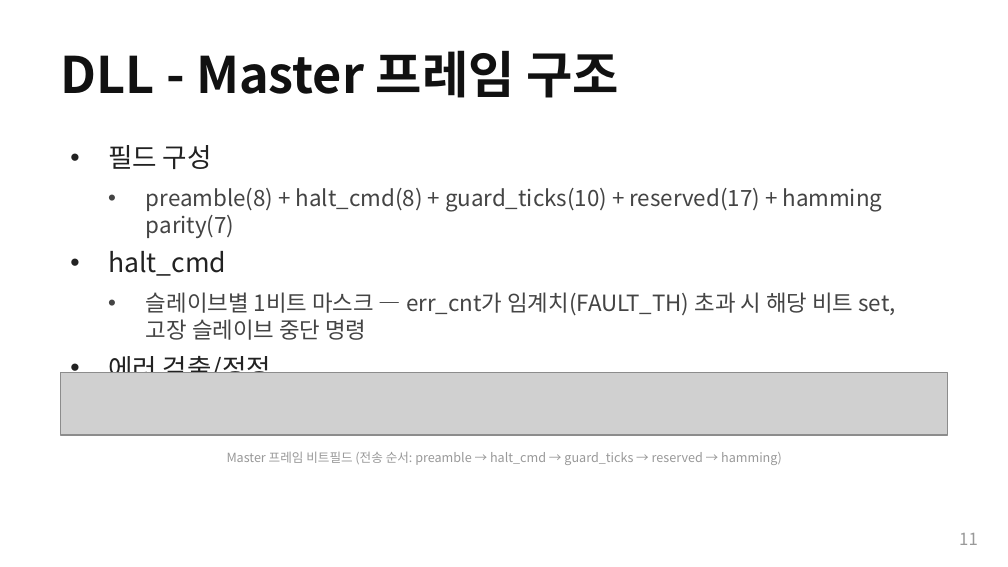
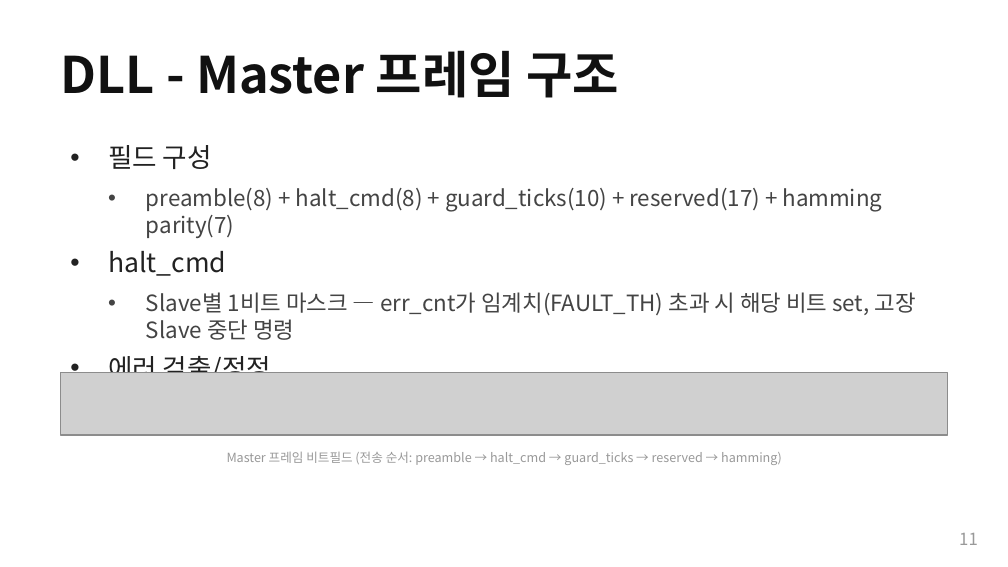
Before and after one commit to Woodong02/SoC_Design_and_Programming, a slide deck: slide 11 of presentation_full.pptx. Drawn at 1008x567 pixels with LibreOffice and Linux fonts; fonts in the diff are those of the drawing; grey boxes stand for pictures. Boxes give left, top, right and bottom in pixels: in the first picture for what was removed or moved away, otherwise in the second. Text is boxed around its words. In the diff, an @@ line names an element or a change of style, - is before the commit and + after.

```diff
--- a/presentation_full.pptx
+++ b/presentation_full.pptx
@@ text at box(146, 292, 916, 340): text changed @@
-  • 슬레이브별 1비트 마스크 — err_cnt가 임계치(FAULT_TH) 초과 시 해당 비트 set, 고장 슬레이브 중단 명령
+  • Slave별 1비트 마스크 — err_cnt가 임계치(FAULT_TH) 초과 시 해당 비트 set, 고장 Slave 중단 명령
```
Also in this commit, not shown: 4 other slides changed, 4 other files.
